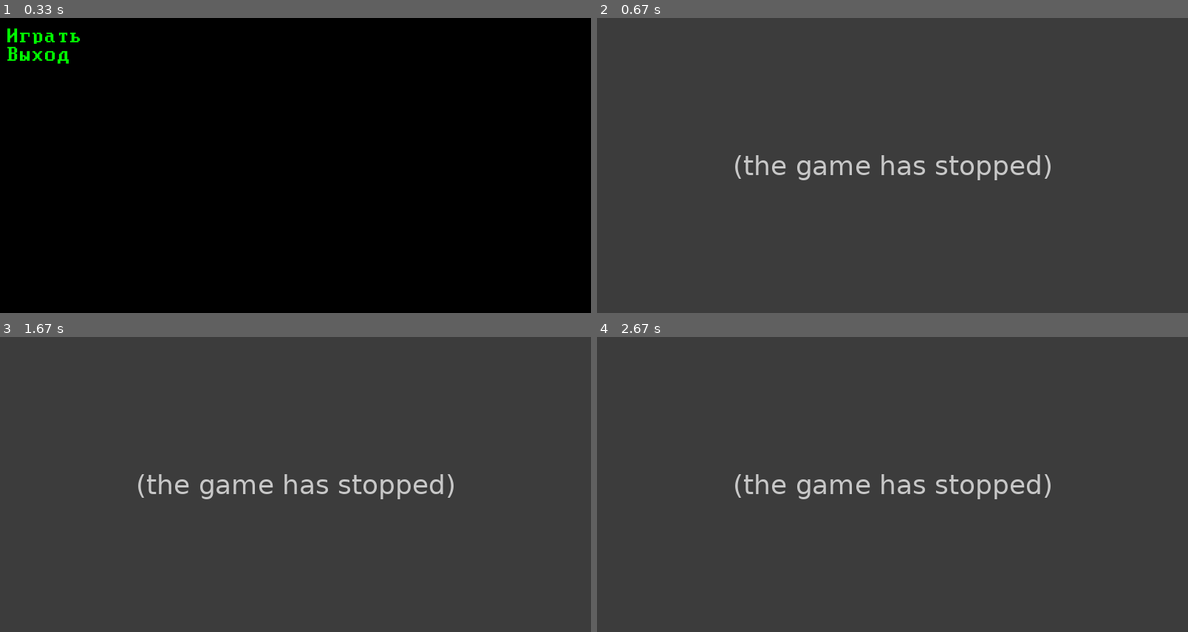
Above: before the commit, frames 1-4 (two rows, left to right).
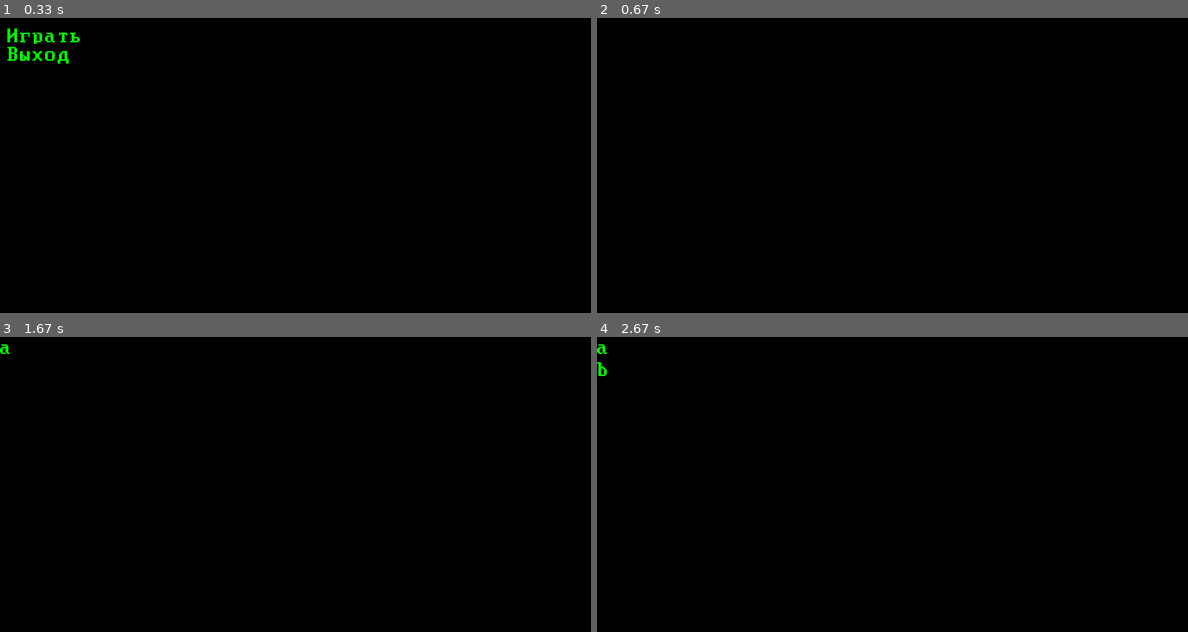
Above: after the commit, the same moments.

Repository: MaximElkinson/Pygame_SuperProject
Game: pygame game, started from игра.py
The game is run twice, just before and just after one commit, with the same random seed, the same clock (stepped at 60 frames per second) and the same inputs.
Inputs (mouse positions are in pixels of both pictures, inside the frame that each line leads up to):
- Up to frame 1 (0.33 s): no input
- Up to frame 2 (0.67 s): click "Играть" at 0.38 s
- Up to frame 3 (1.67 s): click (514, 587) at 0.72 s
- Up to frame 4 (2.67 s): no input

Frame 1 is identical in both runs. In frame 2, 100% of the frame differs, in the area x 0-100%, y 0-100%; in frame 3, 100%; in frame 4, 100%.
Before the commit the program exited at 0.45 s; later frames show no game.

Commit message:
Добавлена недо кат-сцена

Diff:
--- a/игра.py
+++ b/игра.py
@@ -2,8 +2,18 @@
 
 
 def exit():
-    global running
-    running = False
+    pygame.quit()
+
+
+def start():
+    global screen
+    global buttons
+    del buttons[:]
+    a = Cut_Scean((0, 255, 0))
+    a.add_fraze('a')
+    a.add_fraze('b')
+    a.add_fraze('c')
+    a.start(screen)
 
 
 class Button:
@@ -65,6 +75,36 @@
                 self.func()
 
 
+class Cut_Scean:
+    def __init__(self, color):
+        self.frazes = []
+        self.color = color
+
+    def add_fraze(self, text):
+        self.frazes.append(text)
+
+    def start(self, screen):
+        TIMEPRINT = pygame.USEREVENT + 1
+        pygame.time.set_timer(TIMEPRINT, 1000)
+        screen.fill(pygame.Color(0, 0, 0))
+        running = True
+        y = 0
+        s = 0
+        while running:
+            for event1 in pygame.event.get():
+                if event1.type == pygame.QUIT:
+                    running = False
+                if event1.type == TIMEPRINT:
+                    font = pygame.font.Font("cool pixel font.ttf", 30)
+                    text = font.render(self.frazes[s], True, self.color)
+                    screen.blit(text, (0, y))
+                    s += 1
+                    y += 30
+                    pygame.display.flip()
+                    if s == len(self.frazes):
+                        running = False
+
+
 if __name__ == '__main__':
     pygame.init()
     pygame.display.set_caption('Игра')
@@ -73,7 +113,7 @@
 
     running = True
     # Инициализируем две кнопки
-    buttons = [Button(10, 10, 100, 25, 'Играть', (0, 0, 0), (0, 255, 0), exit),
+    buttons = [Button(10, 10, 100, 25, 'Играть', (0, 0, 0), (0, 255, 0), start),
                Button(10, 35, 100, 15, 'Выход', (0, 0, 0), (0, 255, 0), exit)]
     # Теоретическое положение курсора
     # по умолчанию
